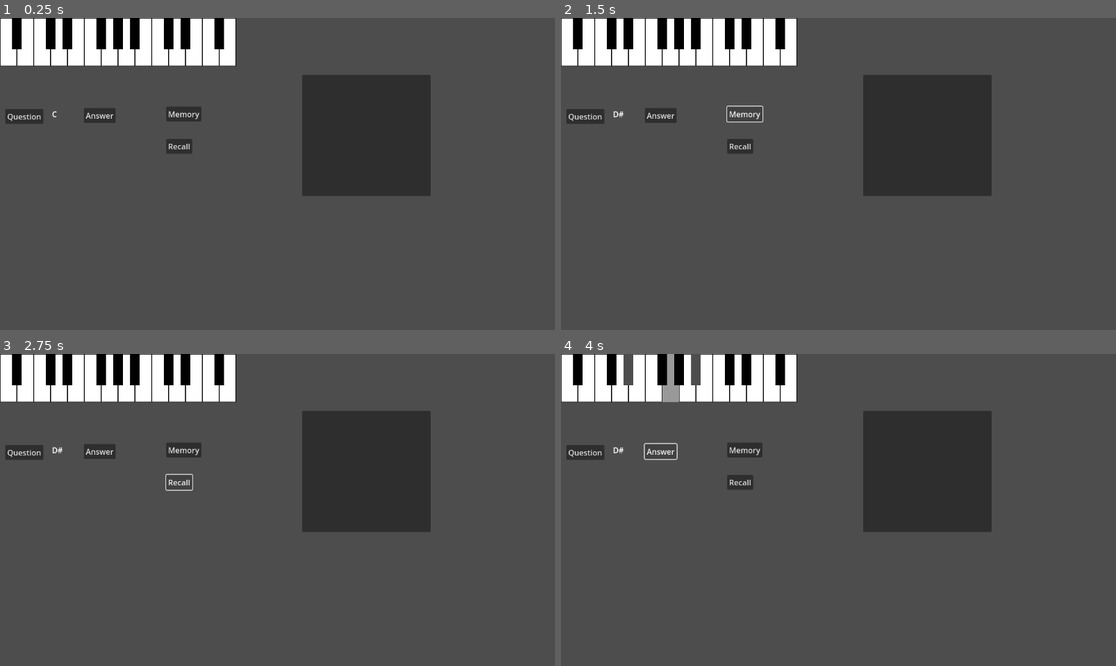
Above: before the commit, frames 1-4 (two rows, left to right).
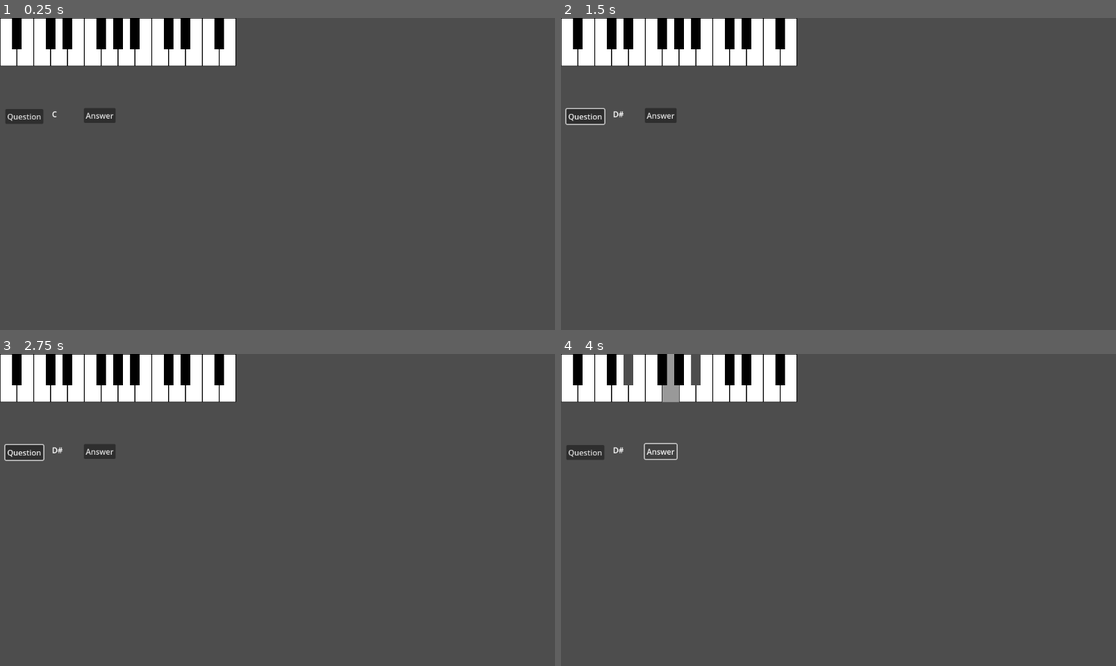
Above: after the commit, the same moments.

Repository: mjXmsdgh/godot_piano
Game: Godot game, scene res://scenes/chord_to_notes.tscn
Same seed, same stepped clock (60 frames per second), same inputs: the game is played once before the commit and once after it.
Inputs (mouse positions are in pixels of both pictures, inside the frame that each line leads up to):
- Up to frame 1 (0.25 s): no input
- Up to frame 2 (1.5 s): click "Question" at 0.5 s; click (744, 114) at 1.25 s, where only the run before the commit has a clickable "Memory"
- Up to frame 3 (2.75 s): click (177, 481) at 2 s, where only the run before the commit has a clickable "Recall"
- Up to frame 4 (4 s): click (572, 378) at 2.77 s; click "Answer" at 3.5 s

The runs differ from the first frame. In frame 1, 9.4% of the frame differs, in the area x 29-78%, y 18-58%; in frame 2, 9.4%; in frame 3, 9.4%; in frame 4, 9.4%.
Error before the commit: Invalid access to property or key 'current_chord' on a base object of type 'Node2D (question_node.gd)'. (res://scripts/memory.gd:22)

Commit message:
delete memory

Diff:
--- a/godot_piano/scenes/chord_to_notes.tscn
+++ b/godot_piano/scenes/chord_to_notes.tscn
@@ -1,9 +1,8 @@
-[gd_scene load_steps=5 format=3 uid="uid://dleuwhqk3ls6j"]
+[gd_scene load_steps=4 format=3 uid="uid://dleuwhqk3ls6j"]
 
 [ext_resource type="PackedScene" uid="uid://54b4gysqftl3" path="res://scenes/kenban.tscn" id="1_ormtp"]
 [ext_resource type="PackedScene" uid="uid://2jtchecwew7c" path="res://scenes/code_manager.tscn" id="2_op7nq"]
 [ext_resource type="Script" path="res://scripts/question_node.gd" id="3_fde3m"]
-[ext_resource type="Script" path="res://scripts/memory.gd" id="4_oydd0"]
 
 [node name="ChordToNotes" type="Node2D"]
 
@@ -35,30 +34,5 @@
 offset_bottom = 218.0
 text = "Answer"
 
-[node name="Memory" type="Node2D" parent="QuestionNode"]
-script = ExtResource("4_oydd0")
-
-[node name="memory" type="Button" parent="QuestionNode/Memory"]
-offset_left = 345.0
-offset_top = 184.0
-offset_right = 418.0
-offset_bottom = 215.0
-text = "Memory"
-
-[node name="recall" type="Button" parent="QuestionNode/Memory"]
-offset_left = 345.0
-offset_top = 251.0
-offset_right = 399.0
-offset_bottom = 282.0
-text = "Recall"
-
-[node name="ItemList" type="ItemList" parent="QuestionNode/Memory"]
-offset_left = 627.0
-offset_top = 118.0
-offset_right = 894.0
-offset_bottom = 370.0
-
 [connection signal="pressed" from="QuestionNode/Button" to="QuestionNode" method="_on_button_pressed"]
 [connection signal="pressed" from="QuestionNode/answer" to="QuestionNode" method="_on_answer_pressed"]
-[connection signal="pressed" from="QuestionNode/Memory/memory" to="QuestionNode/Memory" method="_on_memory_pressed"]
-[connection signal="pressed" from="QuestionNode/Memory/recall" to="QuestionNode/Memory" method="_on_recall_pressed"]
--- a/godot_piano/scripts/memory.gd
+++ /dev/null
@@ -1,39 +0,0 @@
-extends Node2D
-
-var memory_chord_notes=[]
-
-signal recall_chord_selected(chord_name:String,chord_notes: Array)
-
-
-# Called when the node enters the scene tree for the first time.
-func _ready() -> void:
-	pass # Replace with function body.
-
-
-# Called every frame. 'delta' is the elapsed time since the previous frame.
-func _process(delta: float) -> void:
-	pass
-
-
-func _on_memory_pressed() -> void:
-
-	var test=get_node_or_null("../")
-
-	var temp_chord=test.current_chord
-
-	var temp_notes=test.current_chord_notes
-
-	$ItemList.add_item(temp_chord)
-
-
-	memory_chord_notes.append([temp_chord,temp_notes])
-
-
-func _on_recall_pressed() -> void:
-
-	var selected_chord=memory_chord_notes[0][0]
-	var selected_notes=memory_chord_notes[0][1]
-
-	emit_signal("recall_chord_selected",selected_chord,selected_notes)
-
-	memory_chord_notes.remove_at(0)
